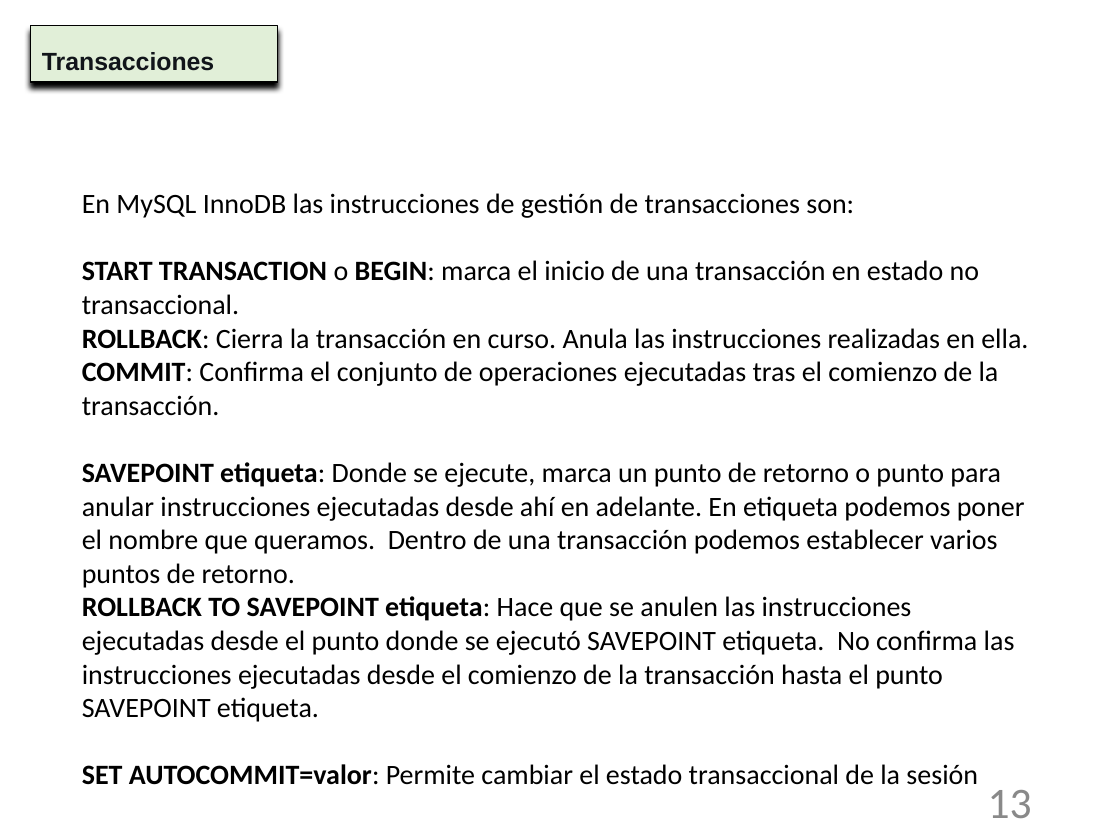
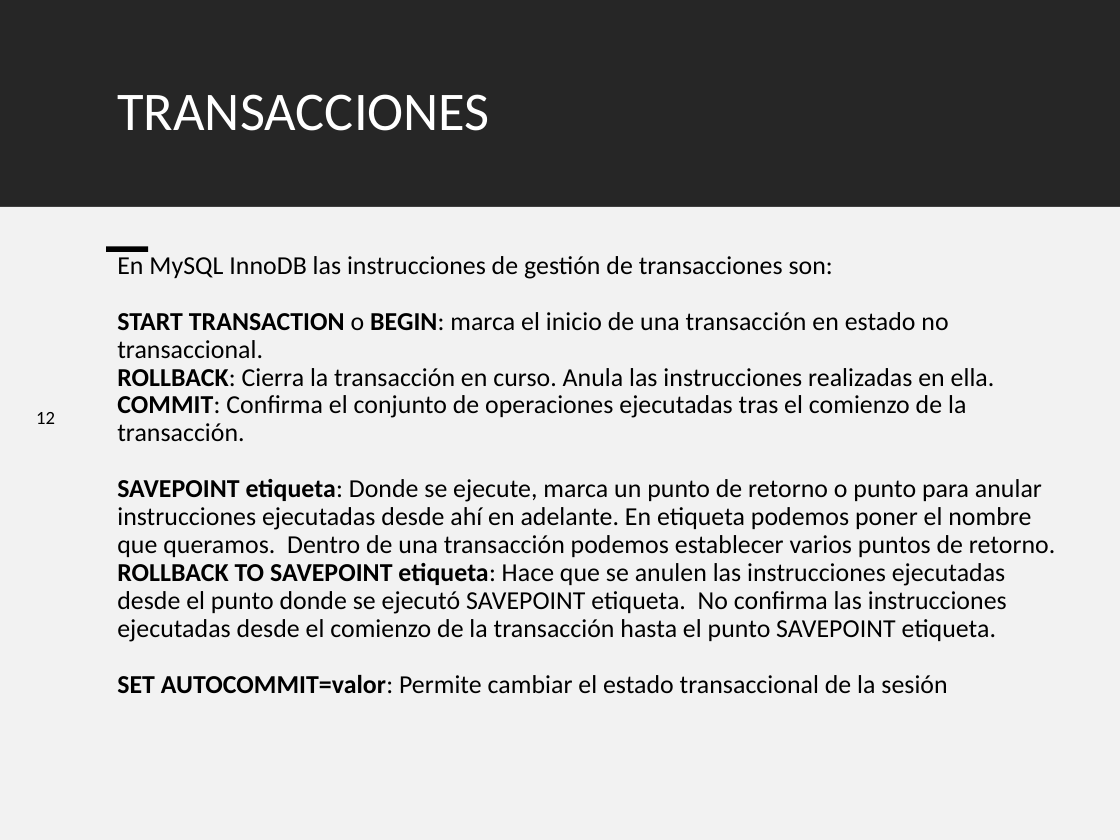
Before and after one commit to NuriaCelis/GBD2324, a slide deck: slide 12 of Tema5/Unidad_7_4-Transacciones.pptx (slide 13 before the commit). Drawn at 1120x840 pixels with LibreOffice and Linux fonts; fonts in the diff are those of the drawing. Boxes give left, top, right and bottom in pixels: in the first picture for what was removed or moved away, otherwise in the second. Text is boxed around its words. In the diff, an @@ line names an element or a change of style, - is before the commit and + after.

```diff
--- a/Tema5/Unidad_7_4-Transacciones.pptx
+++ b/Tema5/Unidad_7_4-Transacciones.pptx
@@ rectangle added at box(0, 0, 1120, 206), fill #262626 @@
@@ title "TRANSACCIONES": place and size @@
-title "TRANSACCIONES" at box(30, 26, 278, 82)
+title "TRANSACCIONES" at box(117, 94, 489, 131)
@@ title "TRANSACCIONES" at box(117, 94, 489, 131): fill #E1EFD8 to none; outline #000000 0.75 pt to none; shadow off @@
@@ title at box(117, 94, 489, 131): text changed; size 16 to 35 pt; font Arial to Calibri; text colour #11151A to #FFFFFF; bold off @@
-Transacciones
+TRANSACCIONES
@@ rectangle added at box(0, 207, 1120, 840), fill #F2F2F2 @@
@@ text "En MySQL InnoDB las instrucciones ...": place and size @@
-text "En MySQL InnoDB las instrucciones ..." at box(82, 193, 1028, 785)
+text "En MySQL InnoDB las instrucciones ..." at box(117, 256, 1055, 693)
@@ text "En MySQL InnoDB las instrucciones ..." at box(117, 256, 1055, 693): size 18 to 16.6 pt; line spacing 1 to 0.9 @@
@@ rectangle added at box(106, 246, 148, 252), fill #000000 @@
@@ page number added at box(36, 412, 55, 424), 12 pt, text #000000 @@
+12
@@ page number removed at box(988, 790, 1032, 818) @@
-13
```
Also in this commit, not shown: 12 other slides changed, 1 slide removed, 1 other file.
